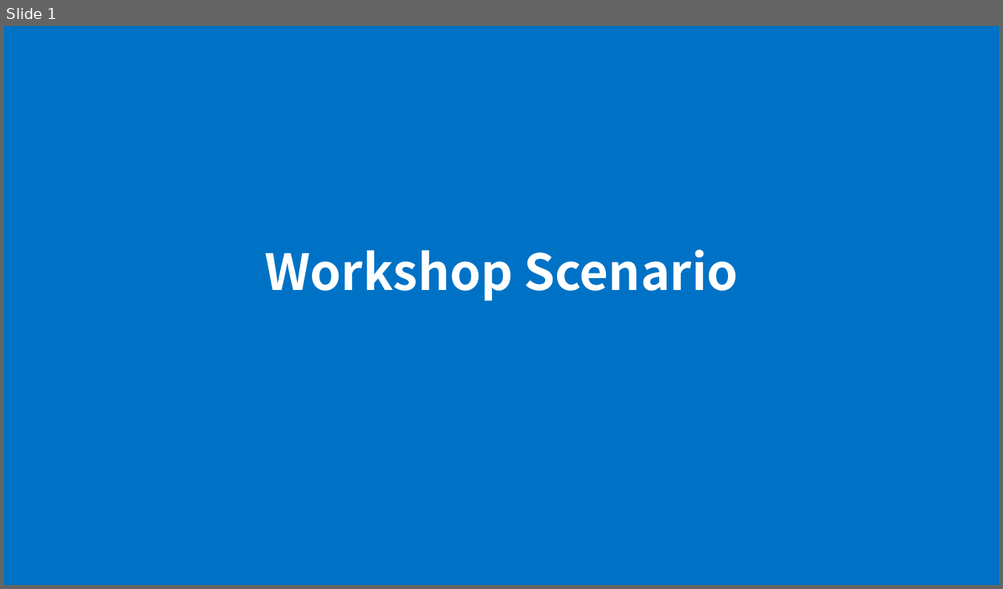
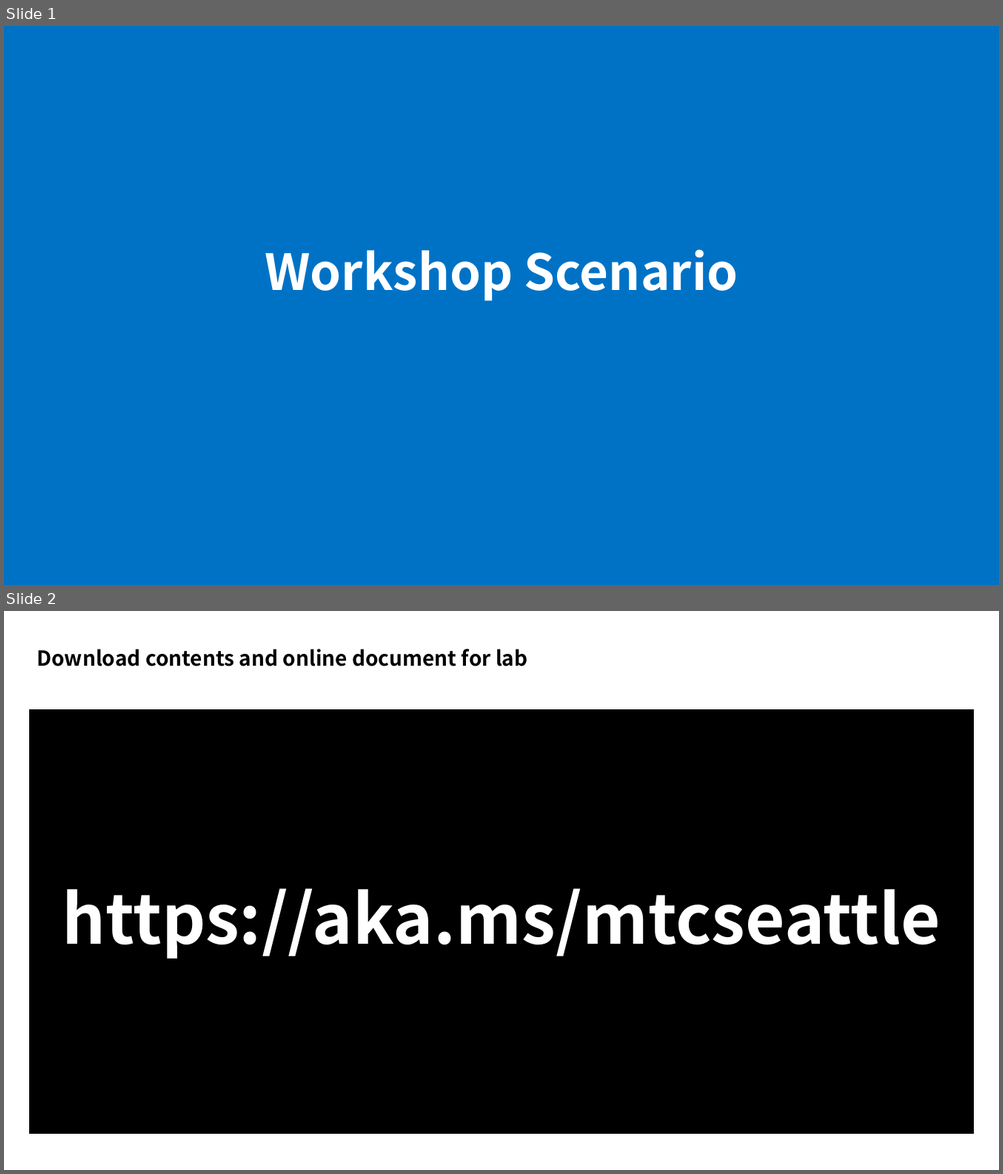
Before and after one commit to xlegend1024/az-infra-wrkshp-101, a slide deck: 2. Workshop Scenario/Workshop Scenario.pptx. Shown one above the other, each under a label of ours: slide 1 before the commit, slides 1 and 2 after it. The pictures are 1003x589 and 1003x1174 pixels, drawn with LibreOffice and Linux fonts; fonts in the diff are those of the drawing; background and template pictures are left out. Boxes give left, top, right and bottom in pixels: in the first picture for what was removed or moved away, otherwise in the second. Text is boxed around its words. In the diff, an @@ line names an element or a change of style, - is before the commit and + after.

```diff
--- a/2. Workshop Scenario/Workshop Scenario.pptx
+++ b/2. Workshop Scenario/Workshop Scenario.pptx
@@ slide 2 added at (x1=4, y1=611, x2=999, y2=1170), background #FFFFFF @@
@@ title added at (x1=37, y1=649, x2=527, y2=667), 20 pt, text #000000, bold @@
+Download contents and online document for lab
@@ text added at (x1=29, y1=710, x2=973, y2=1134), fill #000000, outline #000000 1 pt, 66 pt, text #FFFFFF, bold @@
+https://aka.ms/mtcseattle
```
Also in this commit, not shown: 3 slides changed, 4 other slides added, 1 slide removed, 6 other files.
